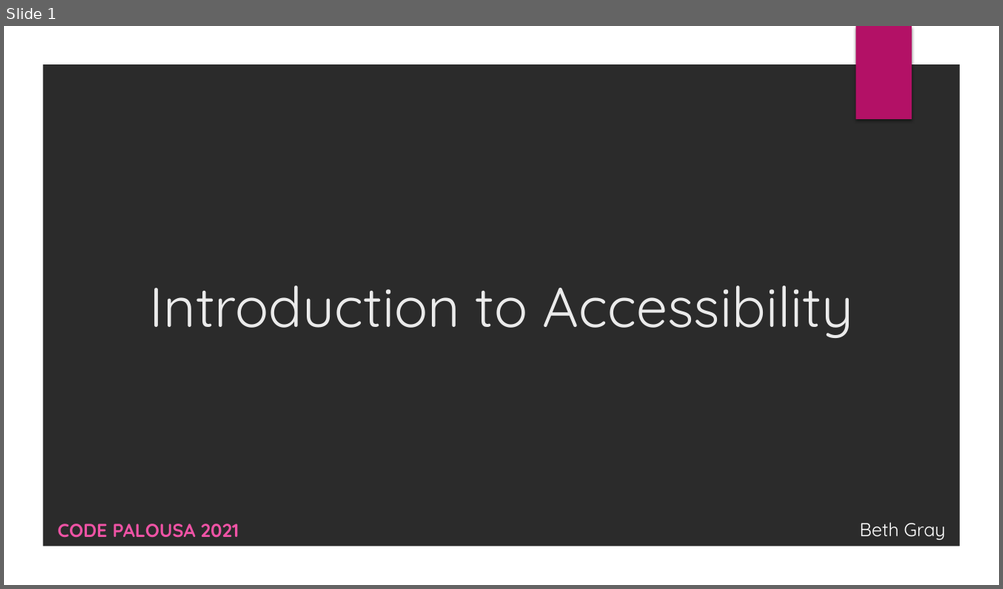
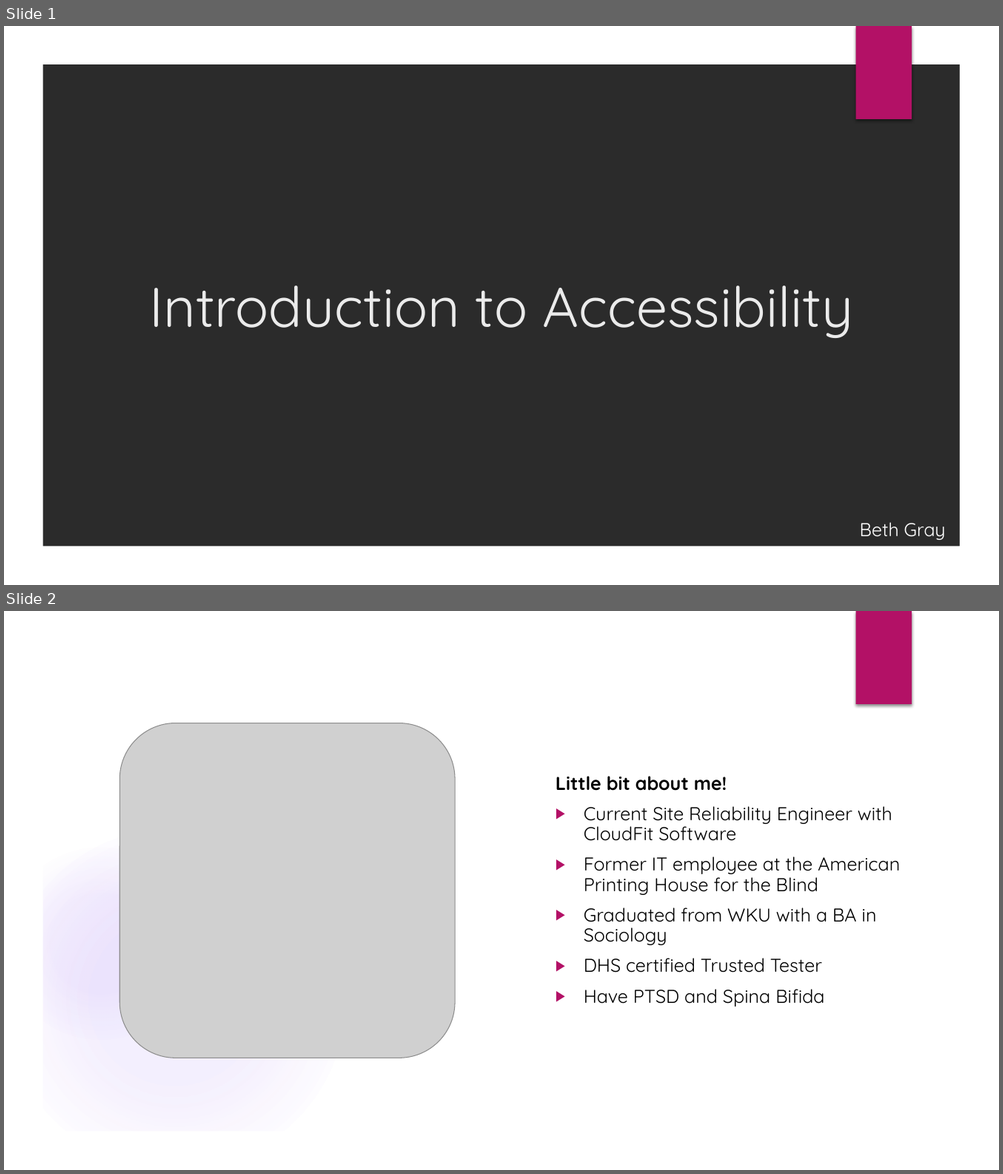
Before and after one commit to CorgiDev/A11y-Materials, a slide deck: Presenations/Intro to Accessible Web Design_2021.pptx. Shown one above the other, each under a label of ours: slide 1 before the commit, slides 1 and 2 after it. The pictures are 1003x589 and 1003x1174 pixels, drawn with LibreOffice and Linux fonts; fonts in the diff are those of the drawing; grey boxes stand for pictures; background and template pictures are left out; a plain dark background stands for a picture behind light text. Boxes give left, top, right and bottom in pixels: in the first picture for what was removed or moved away, otherwise in the second. Text is boxed around its words. In the diff, an @@ line names an element or a change of style, - is before the commit and + after.

```diff
--- a/Presenations/Intro to Accessible Web Design_2021.pptx
+++ b/Presenations/Intro to Accessible Web Design_2021.pptx
@@ slide 2 added at bbox=[4, 611, 999, 1170], background picture (left out); not listed: 2 template elements that a slide beside it also shows @@
@@ group added at bbox=[4, 612, 965, 1170]: 4 ellipses, 2 freeform shapes, 1 rectangle @@
@@ picture added at bbox=[119, 723, 455, 1058] @@
@@ text added at bbox=[555, 776, 899, 1007], 18 pt, text #000000 @@
+Little bit about me!
+▶ Current Site Reliability Engineer with CloudFit Software
+▶ Former IT employee at the American Printing House for the Blind
+▶ Graduated from WKU with a BA in Sociology
+▶ DHS certified Trusted Tester
+▶ Have PTSD and Spina Bifida
@@ slide 1 changed as well @@
@@ subtitle removed at bbox=[57, 524, 239, 538] @@
-CODE PALOUSA 2021
```
Also in this commit, not shown: 4 other slides changed, 1 other slide added.
